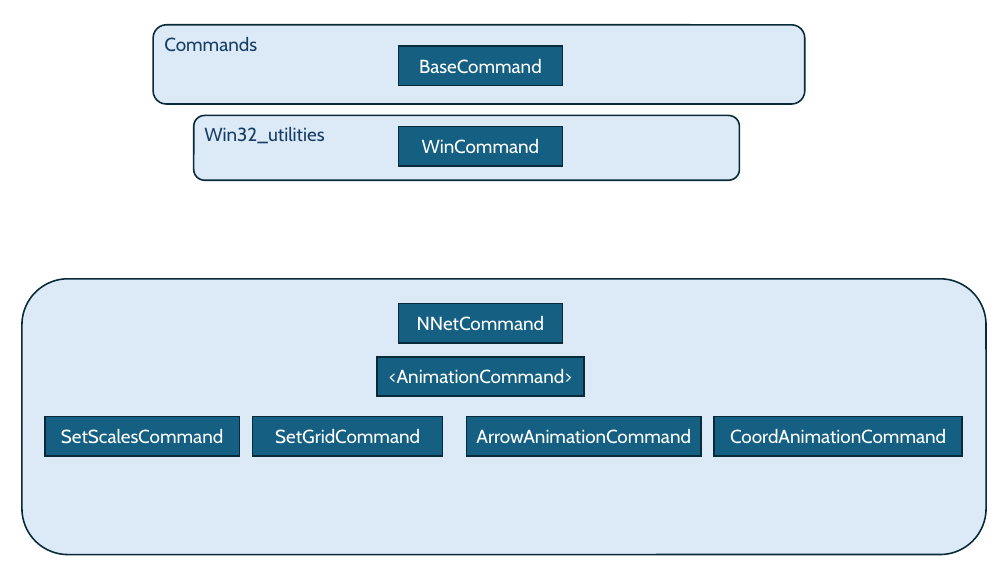
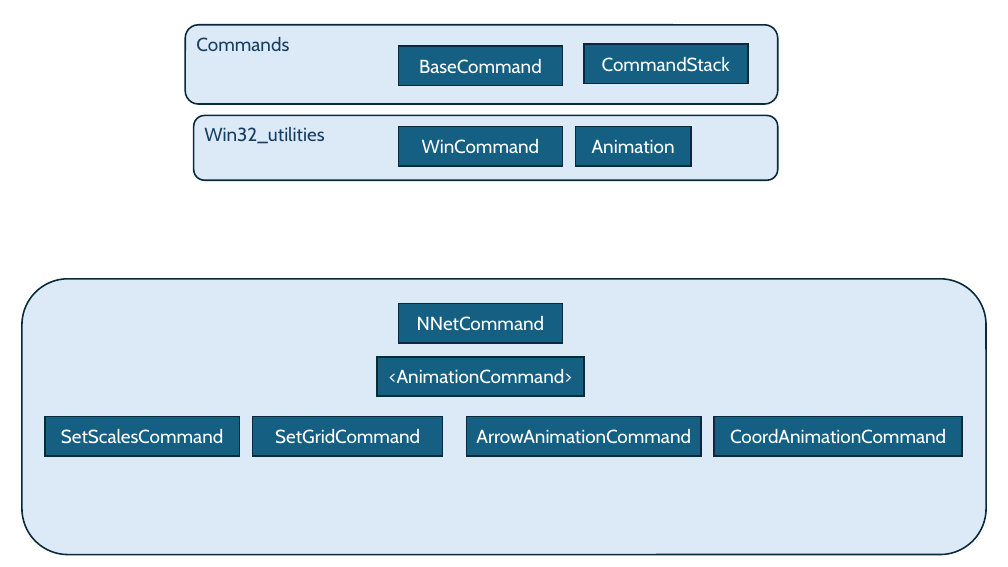
Before and after one commit to pk1954/solutions, a slide deck: slide 1 of NNet/Docu/Commands.pptx. Drawn at 1008x567 pixels with LibreOffice and Linux fonts; fonts in the diff are those of the drawing. Boxes give left, top, right and bottom in pixels: in the first picture for what was removed or moved away, otherwise in the second. Text is boxed around its words. In the diff, an @@ line names an element or a change of style, - is before the commit and + after.

```diff
--- a/NNet/Docu/Commands.pptx
+++ b/NNet/Docu/Commands.pptx
@@ rounded rectangle "Commands": place and size @@
-rounded rectangle "Commands" at [153,25,805,104]
+rounded rectangle "Commands" at [185,25,778,104]
@@ rectangle added at [584,44,748,83], fill #156082, outline #092A39 1.5 pt, 18 pt, text #FFFFFF @@
+CommandStack
@@ rounded rectangle "Win32_utilities": place and size @@
-rounded rectangle "Win32_utilities" at [194,116,740,181]
+rounded rectangle "Win32_utilities" at [194,116,777,181]
@@ rectangle added at [575,126,691,166], fill #156082, outline #092A39 1.5 pt, 18 pt, text #FFFFFF @@
+Animation
```
Also in this commit, not shown: 7 other files.
